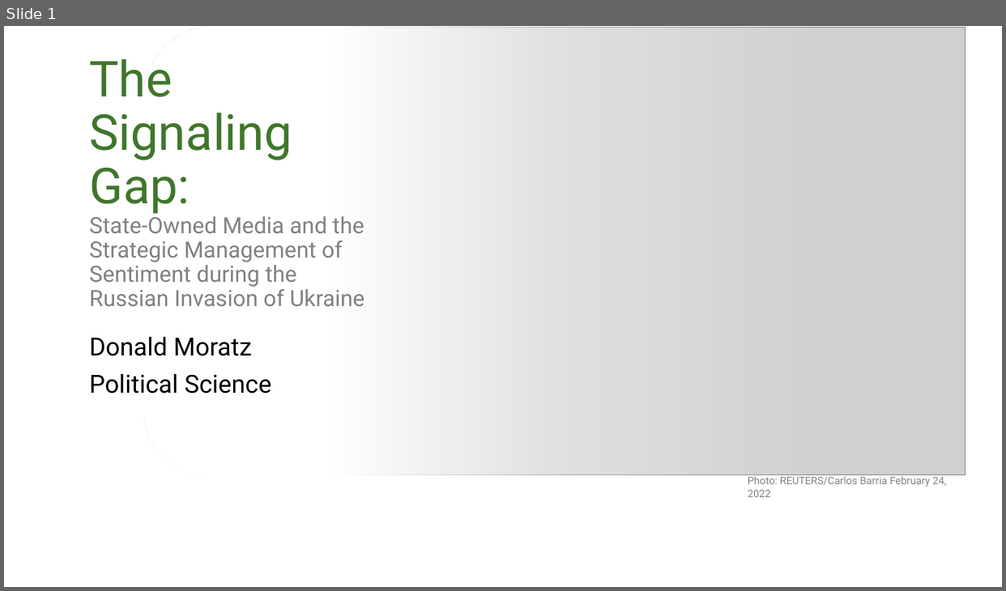
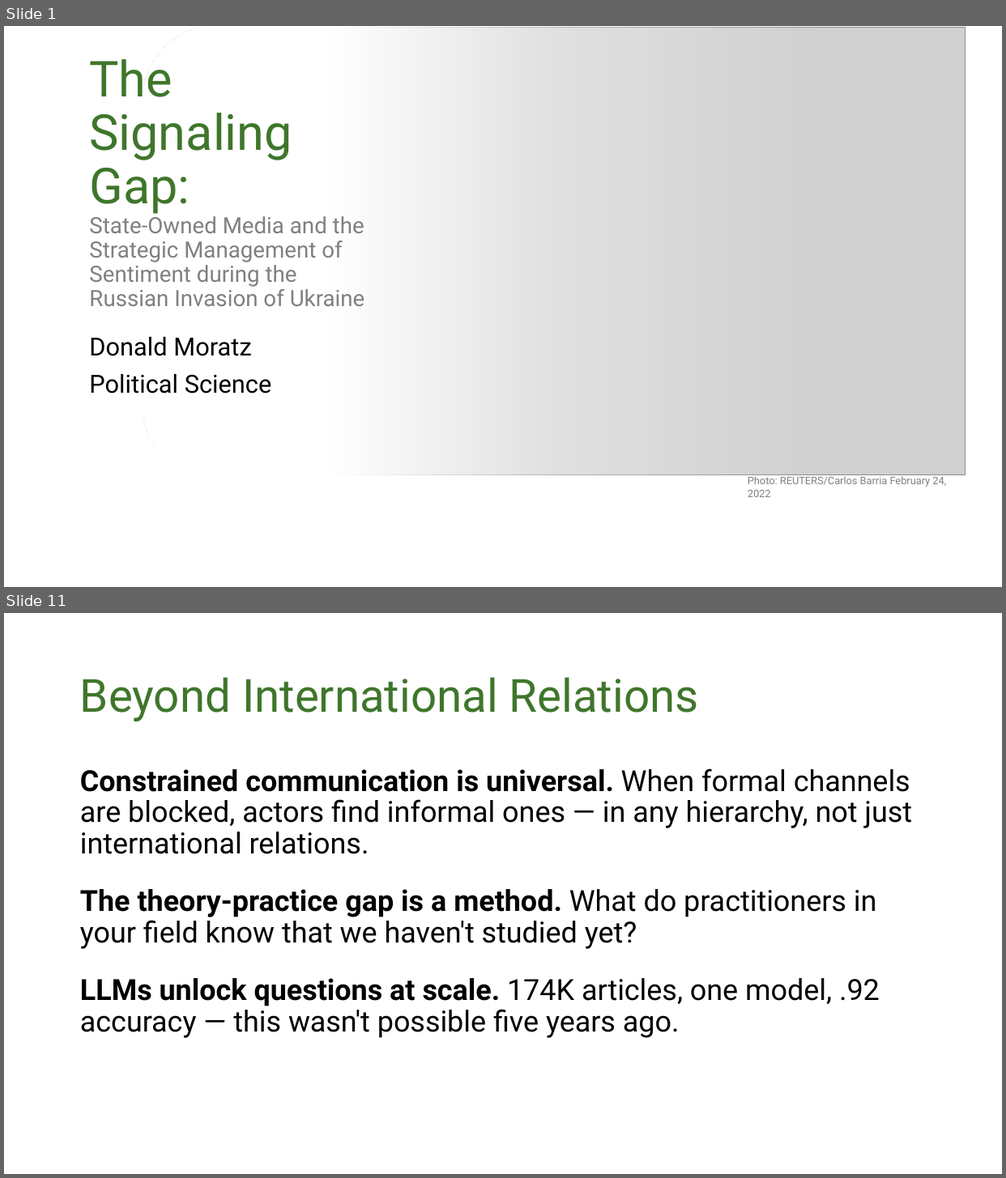
Before and after one commit to dmoratz/russia_sentiment_paper, a slide deck: writing/presentations/moratz_pgt.pptx. Shown one above the other, each under a label of ours: slide 1 before the commit, slides 1 and 11 after it; the slides between them are not shown. The pictures are 1006x591 and 1006x1178 pixels, drawn with LibreOffice and Linux fonts; fonts in the diff are those of the drawing; grey boxes stand for pictures; background and template pictures are left out. Boxes give left, top, right and bottom in pixels: in the first picture for what was removed or moved away, otherwise in the second. Text is boxed around its words. In the diff, an @@ line names an element or a change of style, - is before the commit and + after.

```diff
--- a/writing/presentations/moratz_pgt.pptx
+++ b/writing/presentations/moratz_pgt.pptx
@@ slide 11 added at box(4, 613, 1002, 1174), background picture (left out) @@
@@ title added at box(80, 677, 699, 722), 44 pt, text #3F762B @@
+Beyond International Relations
@@ text added at box(80, 769, 912, 1038), 28 pt, text #000000 @@
+Constrained communication is universal. When formal channels are blocked, actors find informal ones — in any hierarchy, not just international relations.
+The theory-practice gap is a method. What do practitioners in your field know that we haven't studied yet?
+LLMs unlock questions at scale. 174K articles, one model, .92 accuracy — this wasn't possible five years ago.
```
Also in this commit, not shown: 2 slides changed, 8 other slides added, 8 other files.
